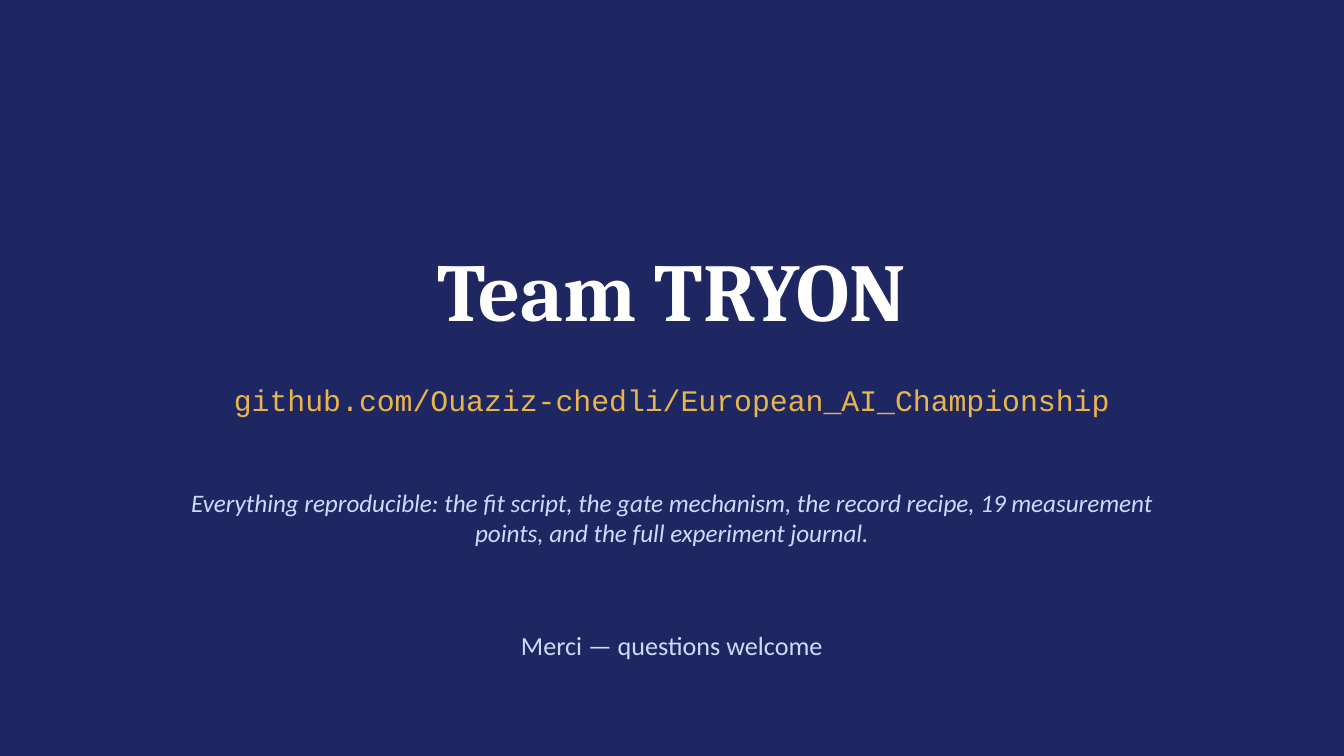
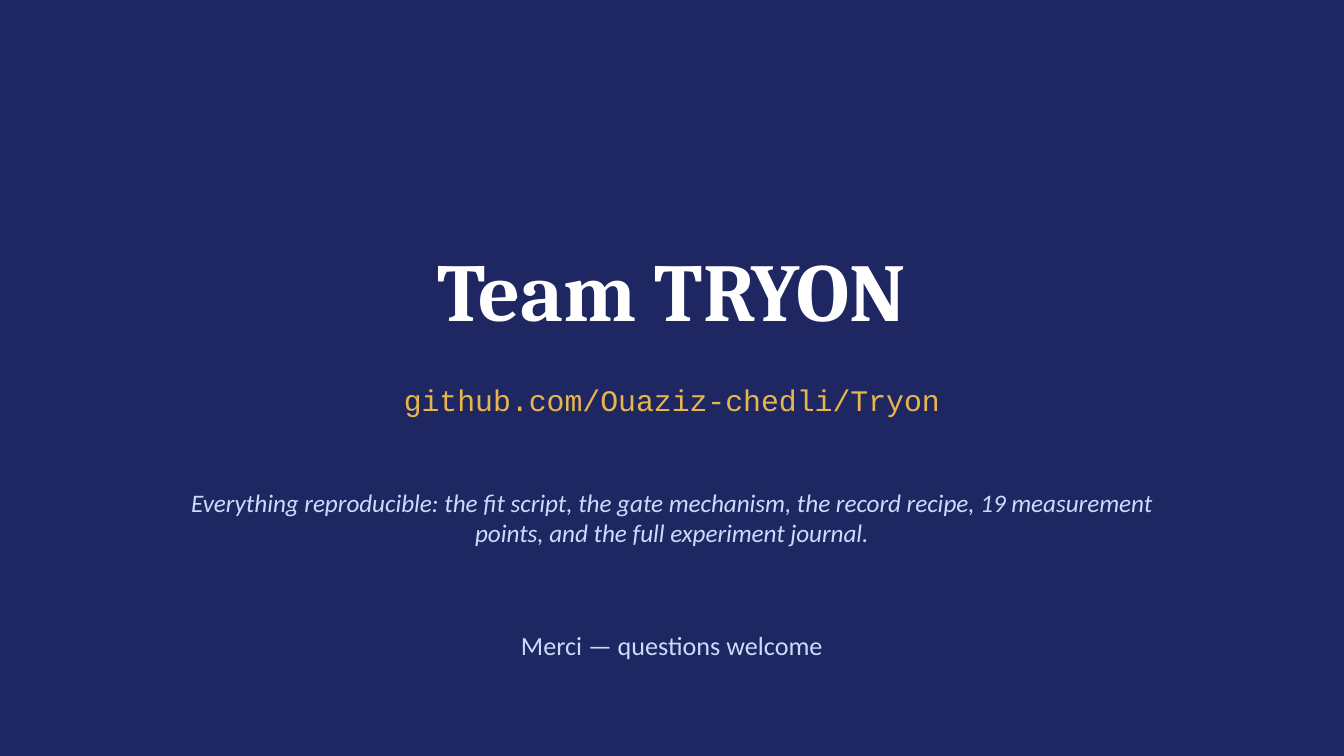
Before and after one commit to Ouaziz-chedli/Tryon, a slide deck: slide 10 of slides/TRYON-presentation.pptx. Drawn at 1344x756 pixels with LibreOffice and Linux fonts; fonts in the diff are those of the drawing. Boxes give left, top, right and bottom in pixels: in the first picture for what was removed or moved away, otherwise in the second. Text is boxed around its words. In the diff, an @@ line names an element or a change of style, - is before the commit and + after.

```diff
--- a/slides/TRYON-presentation.pptx
+++ b/slides/TRYON-presentation.pptx
@@ text at <box>404,390,940,417</box>: text changed @@
-github.com/Ouaziz-chedli/European_AI_Championship
+github.com/Ouaziz-chedli/Tryon
```
Also in this commit, not shown: 5 other slides changed, 4 slides added, 4 slides removed.
